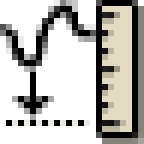
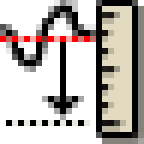
Layered file, before and after one edit (144x144). Changes by layer:
added layer "Zero mean" above "Fix zero" over [0, 36, 96, 120]
hid "Fix zero" over [0, 36, 96, 120]
